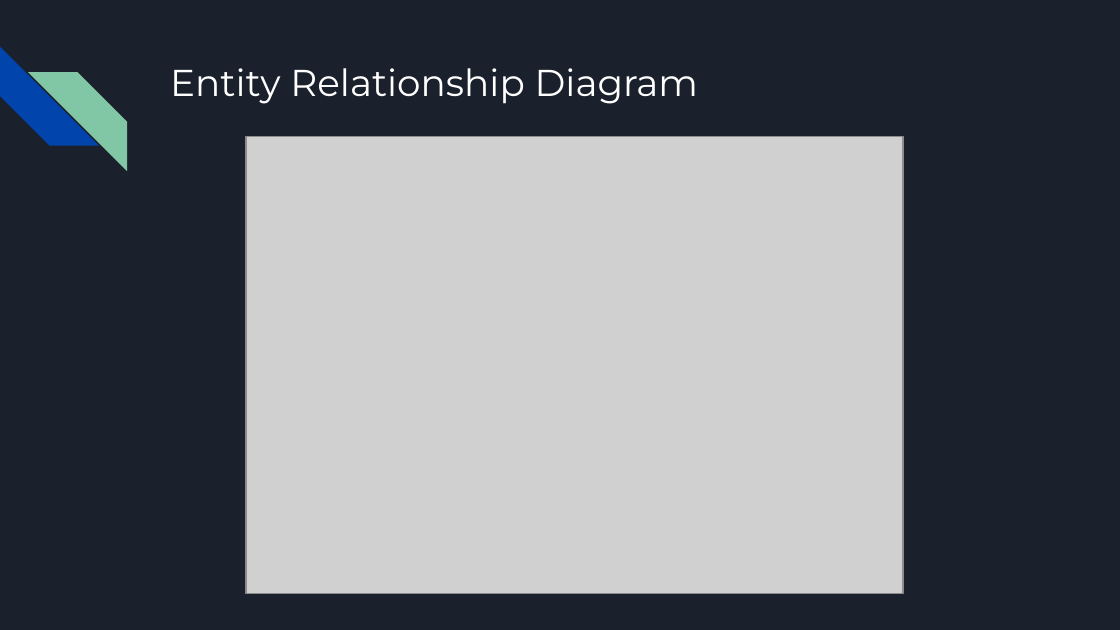
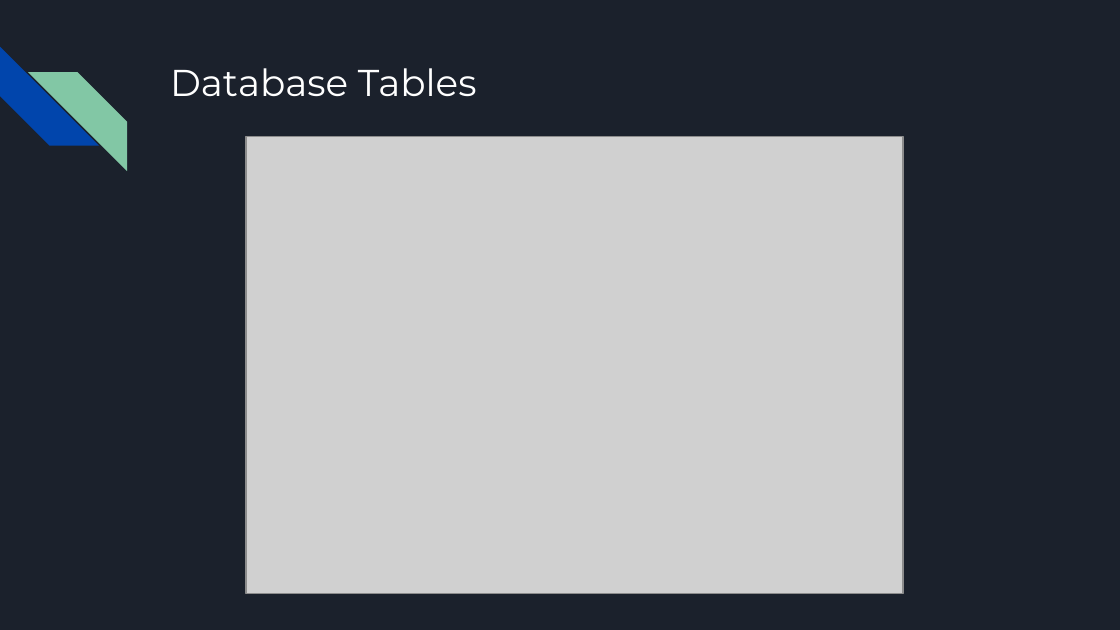
Before and after one commit to GraydonPeck/CSI4999Project, a slide deck: slide 3 of Documentation/4999 - Sprint3.pptx. Drawn at 1120x630 pixels with LibreOffice and Linux fonts; fonts in the diff are those of the drawing; grey boxes stand for pictures. Boxes give left, top, right and bottom in pixels: in the first picture for what was removed or moved away, otherwise in the second. Text is boxed around its words. In the diff, an @@ line names an element or a change of style, - is before the commit and + after.

Commit message:
Corrected Slide three title

```diff
--- a/Documentation/4999 - Sprint3.pptx
+++ b/Documentation/4999 - Sprint3.pptx
@@ title at [170, 68, 477, 96]: text changed @@
-Entity Relationship Diagram
+Database Tables
```
